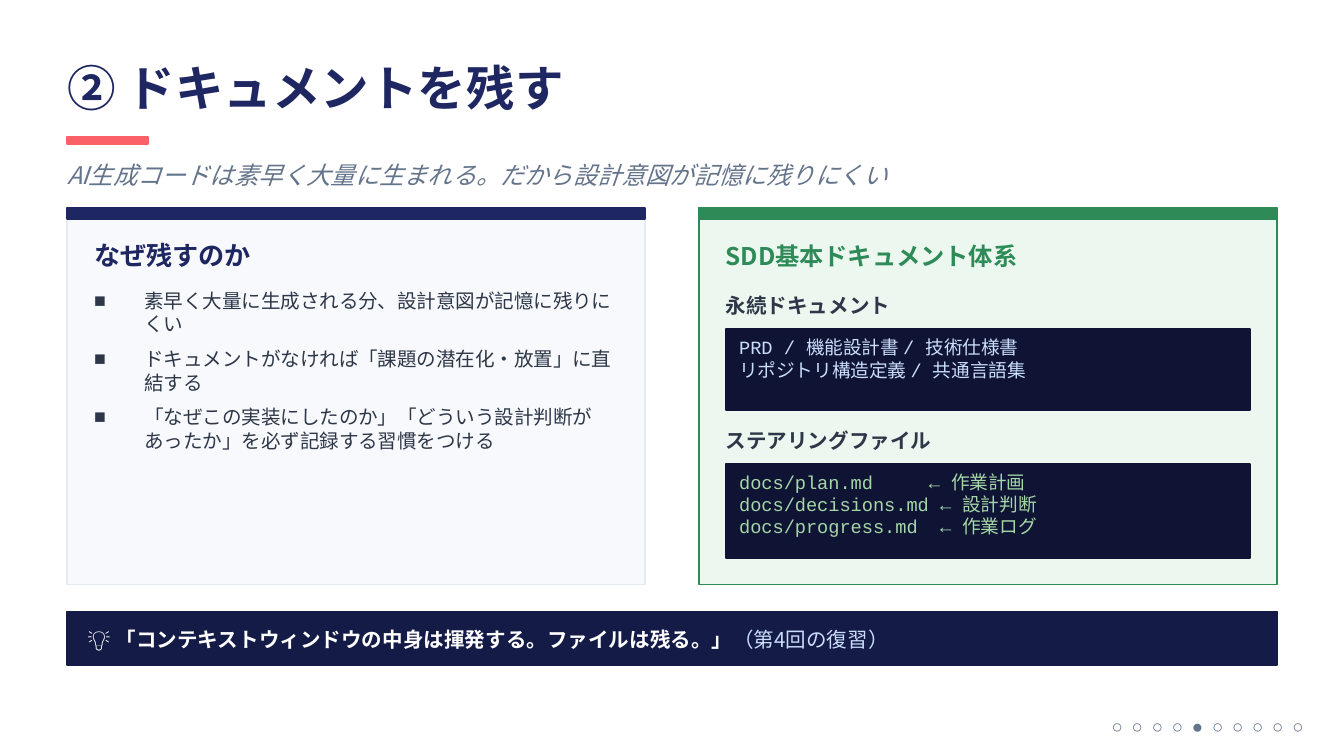
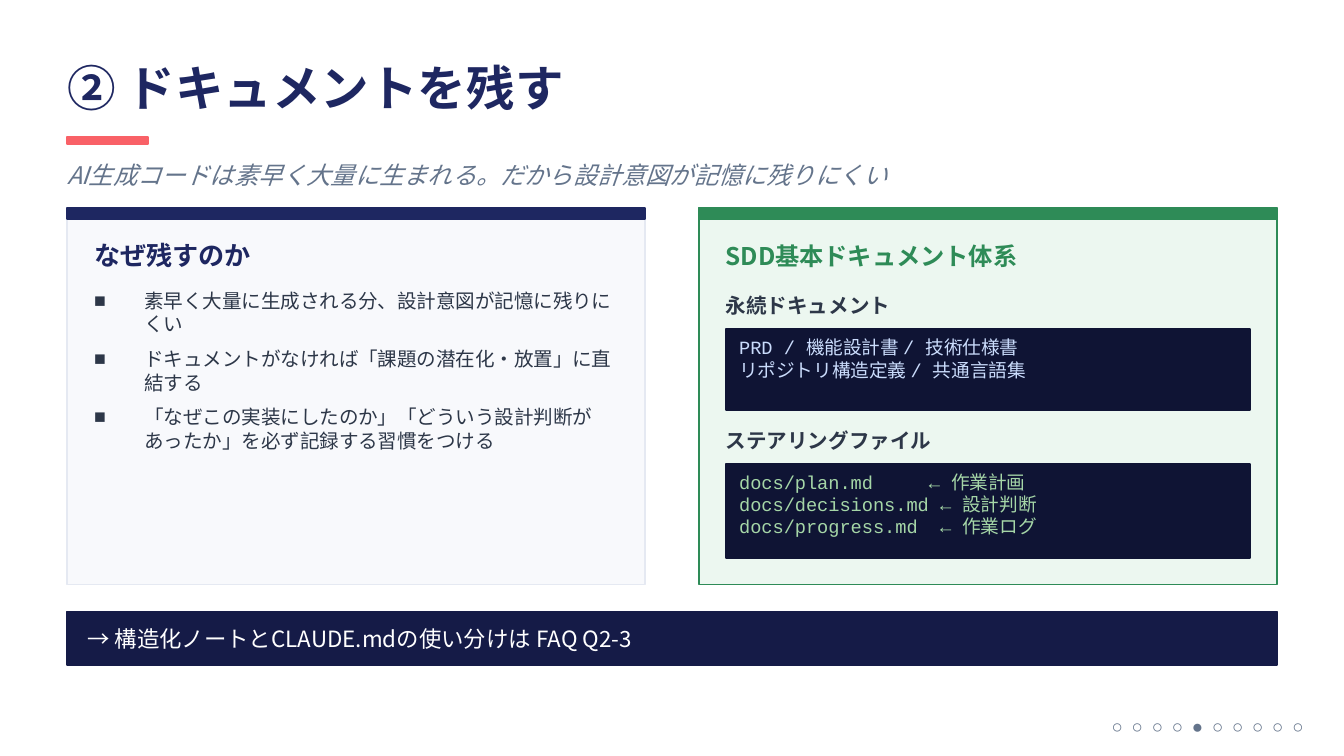
Before and after one commit to ktsuchida11/ClaudeWorkshop, a slide deck: slide 7 of session5/session5_full.pptx (slide 6 before the commit). Drawn at 1344x756 pixels with LibreOffice and Linux fonts; fonts in the diff are those of the drawing. Boxes give left, top, right and bottom in pixels: in the first picture for what was removed or moved away, otherwise in the second. Text is boxed around its words. In the diff, an @@ line names an element or a change of style, - is before the commit and + after.

```diff
--- a/session5/session5_full.pptx
+++ b/session5/session5_full.pptx
@@ text at [115,628,632,651]: text changed; size 11 to 12 pt; bold off @@
-💡 「コンテキストウィンドウの中身は揮発する。ファイルは残る。」（第4回の復習）
+→ 構造化ノートとCLAUDE.mdの使い分けは FAQ Q2-3
```
Also in this commit, not shown: 3 other slides changed, 1 slide added.
